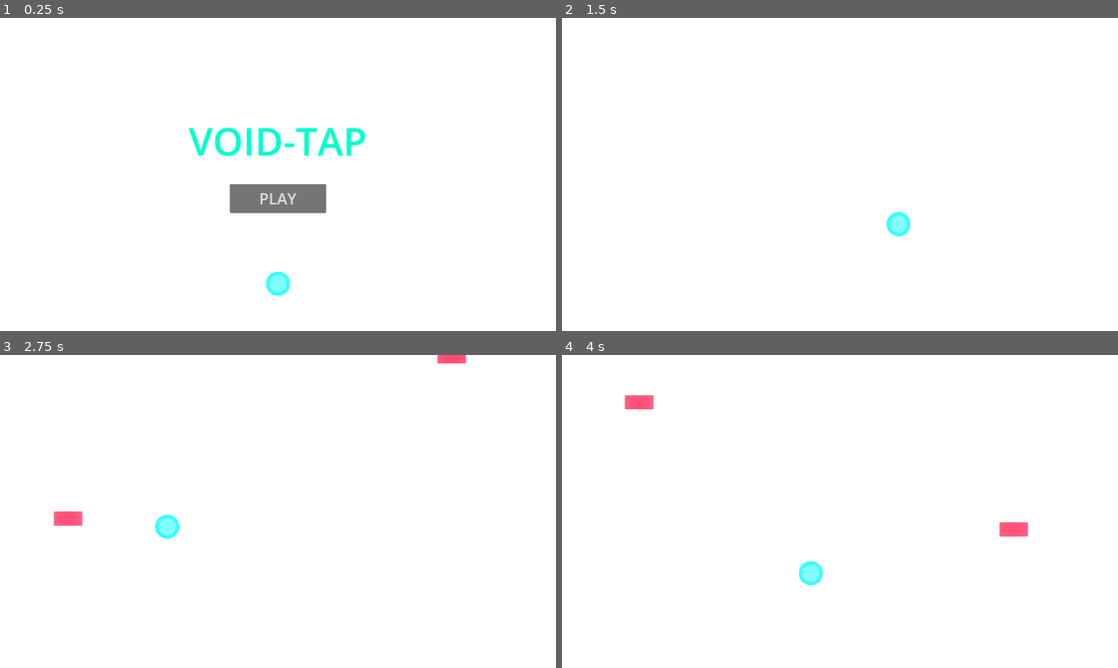
Above: before the commit, frames 1-4 (two rows, left to right).
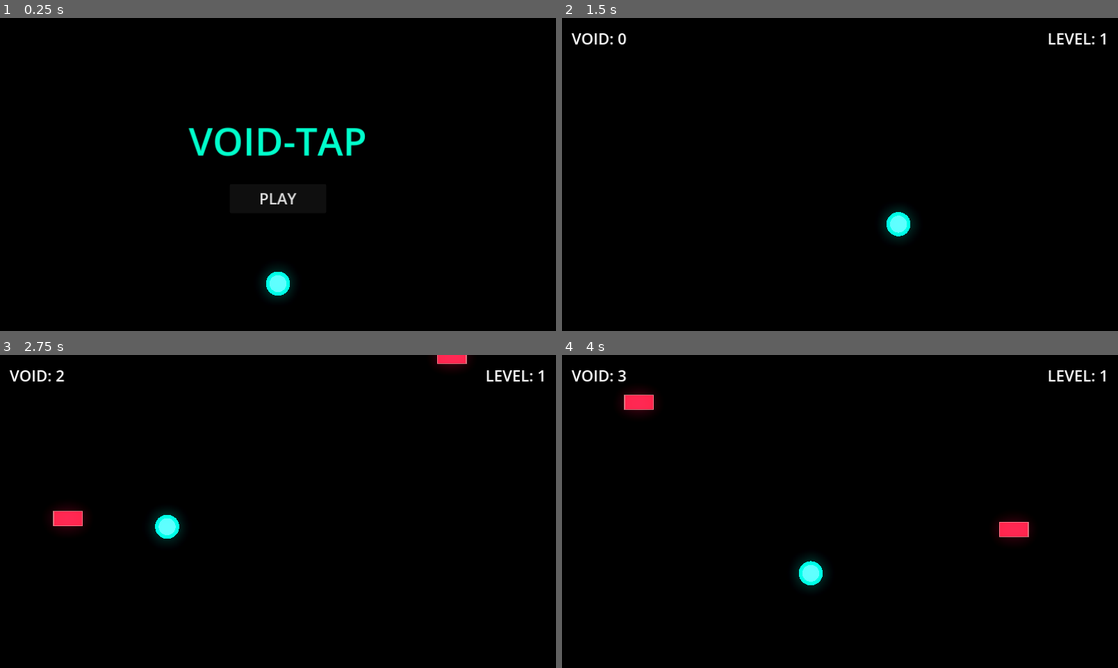
Above: after the commit, the same moments.

Repository: Gozhack/night-coding
Game: Godot game, scene res://void-tap/scenes/Main.tscn
Same seed, same stepped clock (60 frames per second), same inputs: the game is played once before the commit and once after it.
Inputs (mouse positions are in pixels of both pictures, inside the frame that each line leads up to):
- Up to frame 1 (0.25 s): no input
- Up to frame 2 (1.5 s): click "PLAY" at 0.5 s; tap Enter at 1.25 s; move the mouse to (962, 158) at 1.27 s; hold Right (ui_right) from 1.28 s (still down); click (962, 158) at 1.42 s
- Up to frame 3 (2.75 s): release Right (ui_right) at 2 s; drag from (166, 527) to (66, 401) at 2.02 s
- Up to frame 4 (4 s): move the mouse to (895, 442) at 2.77 s; hold Right (ui_right) 2.78-3.5 s; drag from (812, 574) to (1012, 461) at 3.52 s

The runs differ from the first frame. In frame 1, 99% of the frame differs, in the area x 0-100%, y 0-100%; in frame 2, 100%; in frame 3, 100%; in frame 4, 100%.

Commit message:
Fix: Resolve white background and early obstacle cleanup on PC. Update agent sync docs.

Diff:
--- a/workspace/void-tap/scripts/Main.gd
+++ b/workspace/void-tap/scripts/Main.gd
@@ -43,13 +43,16 @@
 
 	# Apply Scanline Shader to Background
 	var bg = get_node("Background")
-	bg.size = get_viewport_rect().size # Ensure background fills the entire screen
 	var mat = ShaderMaterial.new()
 	mat.shader = load("res://void-tap/scripts/scanlines.gdshader")
 	bg.material = mat
 
 func _process(delta):
+	# Keep background filling the screen
+	get_node("Background").size = get_viewport_rect().size
+
 	# Camera Shake logic
+
 	if shake_intensity > 0:
 		camera.offset = Vector2(randf_range(-1, 1), randf_range(-1, 1)) * shake_intensity
 		shake_intensity = move_toward(shake_intensity, 0, shake_decay * delta)
--- a/workspace/void-tap/scripts/Obstacle.gd
+++ b/workspace/void-tap/scripts/Obstacle.gd
@@ -29,10 +29,10 @@
 	# Move downward
 	position.y += speed * delta
 
-	# Delete if it goes off-screen
-	if position.y > 800:
+	# Delete if it goes off-screen (dynamic based on viewport)
+	var screen_height = get_viewport_rect().size.y
+	if position.y > screen_height + 100:
 		queue_free()
-
 func _draw():
 	# Draw neon red rectangle
 	# Using rect with offset to center it
--- a/workspace/void-tap/scripts/scanlines.gdshader
+++ b/workspace/void-tap/scripts/scanlines.gdshader
@@ -5,17 +5,18 @@
 uniform float vignette_intensity : hint_range(0, 1) = 0.2;
 
 void fragment() {
-    vec4 color = texture(TEXTURE, UV);
+    // Base dark color instead of reading from a null texture
+    vec3 base_color = vec3(0.01, 0.01, 0.02);
 
     // Scanlines
     float s = sin(UV.y * scanline_count * PI * 2.0);
     s = (s + 1.0) * 0.5;
     s = pow(s, 0.5);
-    color.rgb *= mix(1.0, s, scanline_opacity);
+    base_color.rgb *= mix(1.0, s, scanline_opacity);
 
     // Vignette
     float d = distance(UV, vec2(0.5));
-    color.rgb *= 1.0 - (d * vignette_intensity);
+    base_color.rgb *= 1.0 - (d * vignette_intensity);
 
-    COLOR = color;
+    COLOR = vec4(base_color, 1.0);
 }
Not shown, changed: GEMINI.md
